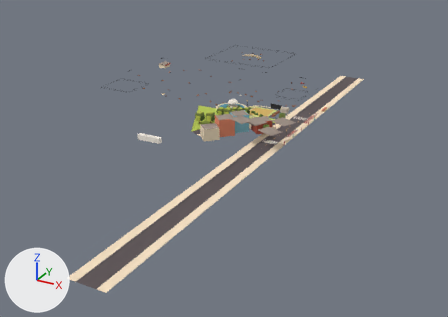
Before and after pictures for a commit that changed the glTF model newcity/chunk_0_0.glb.
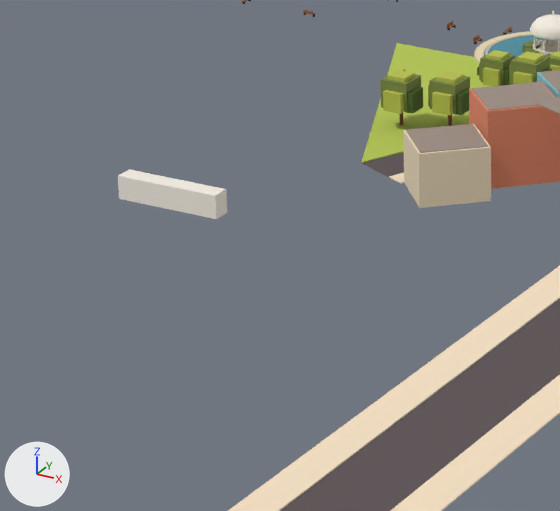
Each version appears first whole from a 50 mm lens placed at (190.9, -360.3, 137.1), pointed at (11.6, -34.4, -25.9), and next in a close-up on the part from 25% to 52% of the width and 30% to 66% of the height. Lighting does not change. The marker at lower left points along +X, +Y and +Z. The first two pictures are the older version. Where no turn or scale is listed for an object, it has been applied to the vertices. Vertices at exactly the same position are counted once.

The first close-up shows 'chunk_0_0__building', 'chunk_0_0__gazebo', 'chunk_0_0__ground', 'chunk_0_0__statehouse', 'chunk_0_0__tree' and 3 more.
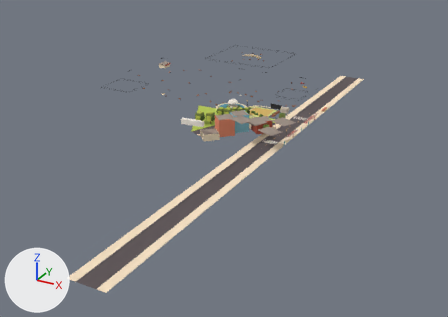
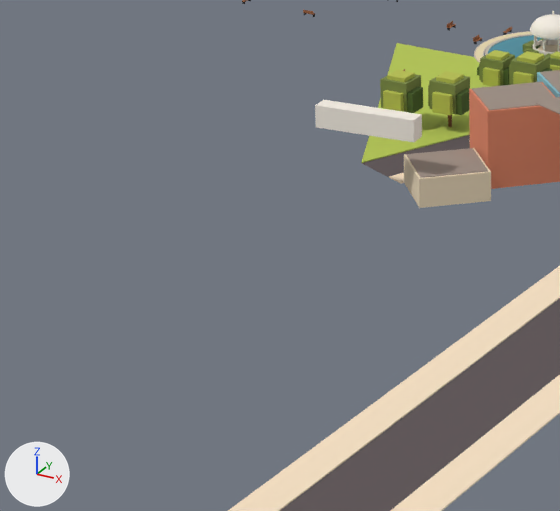
Boxes [x1, y1, x2, y2] around the edits, measured in the close-ups (560 x 511 px; the box of a moved part takes in the faces that stretch with it):
'chunk_0_0__building', reshaped
    before: [403, 70, 560, 208]
    after: [404, 70, 560, 208]
'chunk_0_0__statehouse', moved, turned
    before: [118, 169, 227, 219]
    after: [315, 100, 422, 143]
part 1 of me_roof_vee_leftbb0, moved or reshaped
    before: [406, 124, 488, 153]
    after: [406, 148, 488, 178]
part 2 of me_roof_vee_leftbb0, moved or reshaped
    before: [403, 121, 498, 196]
    after: [404, 148, 491, 196]
part 3 of me_roof_vee_leftbb0, moved or reshaped (not visible before)
    after: [469, 82, 560, 189]
part 4 of me_roof_vee_leftbb0, recoloured (orange)
    after: [469, 121, 498, 175]

The change, as a diff of the scene's bpy script:
```diff
--- a/newcity/chunk_0_0.glb.py
+++ b/newcity/chunk_0_0.glb.py
@@ me_roof_vee_leftbb0 @@
 me_roof_vee_leftbb0.from_pydata(...)  # 264 vertices, 412 faces; spans x 11.0..67.4, y -70.1..1.0, z 0.0..14.3
 # used by ob_chunk_0_0__building; location = (0.0, 0.0, 0.0)
+# me_roof_vee_leftbb0 part 1: the loose piece of 8 vertices spanning x 12.0..24.3, y -69.7..-57.5, z 7.4..7.5 is moved by (0.0, 0.0, -3.4)
+# me_roof_vee_leftbb0 part 2: 20 of 264 vertices moved; they spanned x 11.6..29.4, y -70.1..-46.8, z 0.0..10.8 and now span x 11.6..61.5, y -70.1..-15.1, z 0.0..4.0; mean shift (15.5, 15.1, -2.4); largest move (19.1, -50.7, 0.0) -> (61.5, -15.1, 0.0)
+# me_roof_vee_leftbb0 part 3: 8 of 264 vertices moved; they spanned x 61.4..61.5, y -53.6..-52.4, z 0.0..2.4 and now span x 16.0..29.4, y -60.2..-46.8, z 0.0..10.8; mean shift (-38.8, -0.5, 4.2); largest move (61.5, -53.6, 2.4) -> (16.0, -53.8, 10.8)
+# me_roof_vee_leftbb0 part 4: all 12 faces centred in x 61.4..61.5, y -53.6..-52.4, z 0.0..2.4 switch from mat_nc_door_red (red #a83a2c) to mat_nc_salmon (orange #e58a6a)
 me_roof_vee_leftbb0.materials.append(mat_nc_roof)
@@ ob_chunk_0_0__statehouse @@
 ob_chunk_0_0__statehouse = bpy.data.objects.new('chunk_0_0__statehouse', me_sh_ped)
-ob_chunk_0_0__statehouse.location = (2.8, -102.8, 0.0)
-ob_chunk_0_0__statehouse.rotation_euler = (0.0, 0.0, -3.122)  # degrees (0, 0, -179)
+ob_chunk_0_0__statehouse.location = (10.3, -69.9, 0.0)
+ob_chunk_0_0__statehouse.rotation_euler = (0.0, 0.0, -3.049)  # degrees (0, 0, -175)
```
